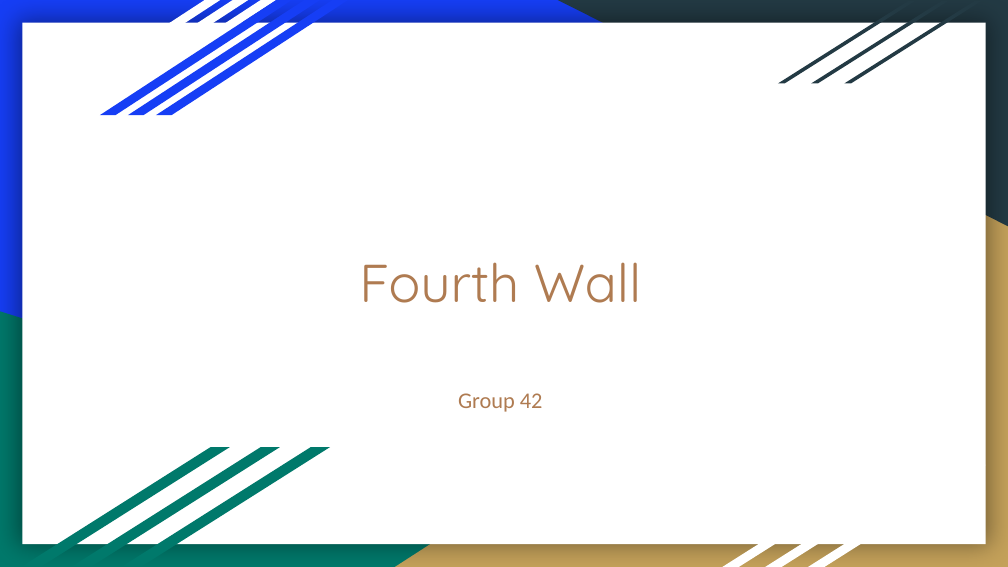
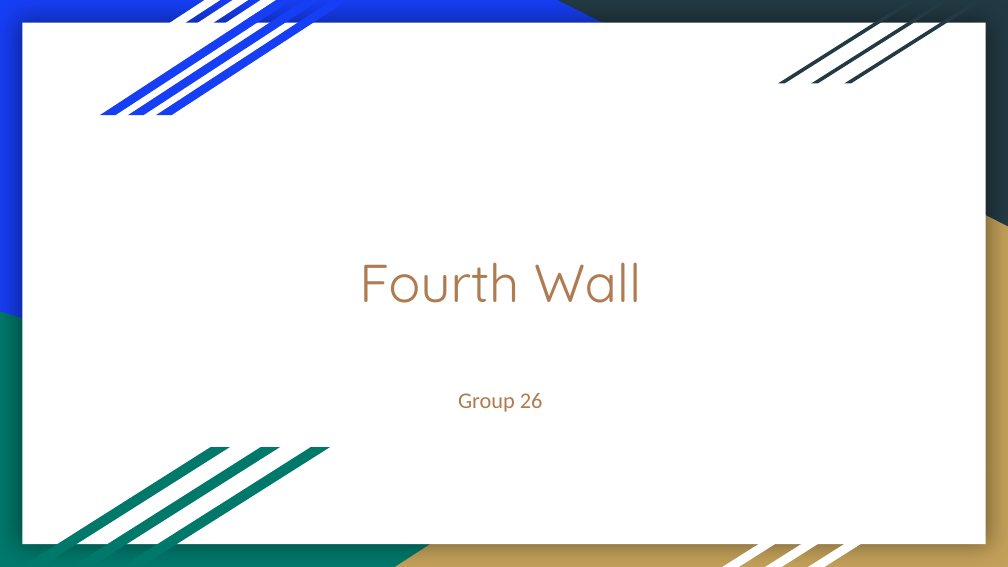
Before and after one commit to dan-whelan/FourthWall, a slide deck: slide 1 of Documents/Requirements Presentation (1).pptx. Drawn at 1008x567 pixels with LibreOffice and Linux fonts; fonts in the diff are those of the drawing. Boxes give left, top, right and bottom in pixels: in the first picture for what was removed or moved away, otherwise in the second. Text is boxed around its words. In the diff, an @@ line names an element or a change of style, - is before the commit and + after.

```diff
--- a/Documents/Requirements Presentation (1).pptx
+++ b/Documents/Requirements Presentation (1).pptx
@@ subtitle at [458, 393, 543, 412]: text changed @@
-Group 42
+Group 26
```
Also in this commit, not shown: 2 other files.
